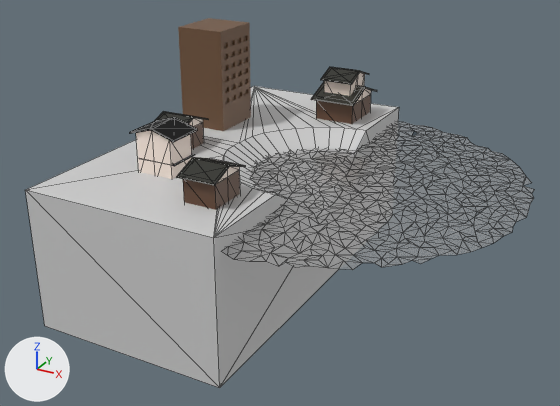
One commit to the glTF model sealevelrise/assets/sealevelrise.gltf: the scene before it, then after it.
Camera for both pictures: a 50 mm lens placed at (7.65, -16.25, 7.67), pointed at (-0.86, -0.78, -0.07). Arrows for +X, +Y and +Z are at lower left; the lights stay in place. Mesh edges are drawn as thin lines on the coarser meshes. Where no turn or scale is listed for an object, it has been applied to the vertices. Vertices at the same position are counted once.

Script lines for the objects in view, before the commit:
```python
me_円 = bpy.data.meshes.new('円')
me_円.from_pydata(...)  # 1013 vertices, 1911 faces; spans x -4.9..4.95, y -4.93..4.94, z 1.0
me_円.materials.append(mat_マテリアル)  # white #e7e7e7
me_立方体_052 = bpy.data.meshes.new('立方体.052')
me_立方体_052.from_pydata(...)  # 12 vertices, 22 faces; spans x -0.471..0.487, y -0.621..0.621, z -0.265..-0.015
me_立方体_052.materials.append(mat_屋根_昭和_000)  # black #27271f
me_立方体_065 = bpy.data.meshes.new('立方体.065')
me_立方体_065.from_pydata(...)  # 18 vertices, 28 faces; spans x -0.552..0.552, y -0.661..0.663, z -0.477..0.943
# faces by material slot: [12, 16]
me_立方体_065.materials.append(mat_壁_昭和アイボリー)  # white #ffeee2
me_立方体_065.materials.append(mat_マテリアル_010)  # brown #614430
ob_海_簡易版 = bpy.data.objects.new('海\u3000簡易版', me_円)
ob_海_簡易版.location = (0.0, 0.0, -0.4)
ob_立方体_050 = bpy.data.objects.new('立方体.050', me_立方体_052)
ob_立方体_050.location = (-1.13, 3.5, 2.38)
ob_立方体_058 = bpy.data.objects.new('立方体.058', me_立方体_065)
ob_立方体_058.location = (-1.13, 3.5, 0.95)
# also in view: '立方体.040' at (-1.09, -3.38, 1.73); '立方体.037' at (-4.02, 1.31, 1.88); '立方体.044' at (-3.0, -2.49, 1.5); '土台' at (-2.5, 0.0, -0.77); '立方体.059' at (-1.12, 3.5, 1.75)
```
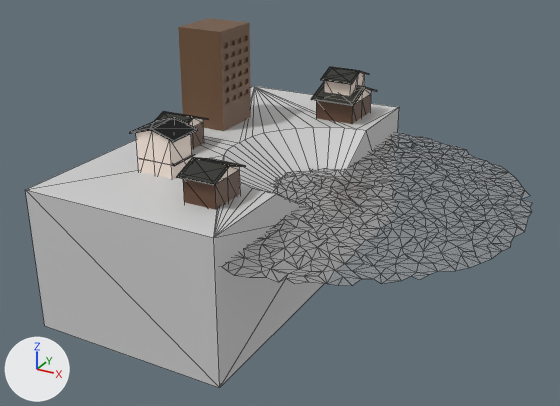
Pixel boxes (x1, y1, x2, y2) of what changed, in the pictures (560 x 406 px):
'海\u3000簡易版', moved: before (222, 121, 534, 270); after (222, 132, 532, 286)

What changed in the scene script:
```text
Change me_円:
    where me_円.from_pydata(...)  # 1013 vertices, 1911 faces; spans x -4.9..4.95, y -4.93..4.94, z 1.0
    used by ob_海_簡易版; location = (0.0, 0.0, -0.4)
    me_円 part 1: the whole mesh is moved by (0.0, 0.0, -1.0)
Change ob_海_簡易版:
    ob_海_簡易版.location: (0.0, 0.0, -0.4) -> (0.0, 0.0, 0.25)
```
